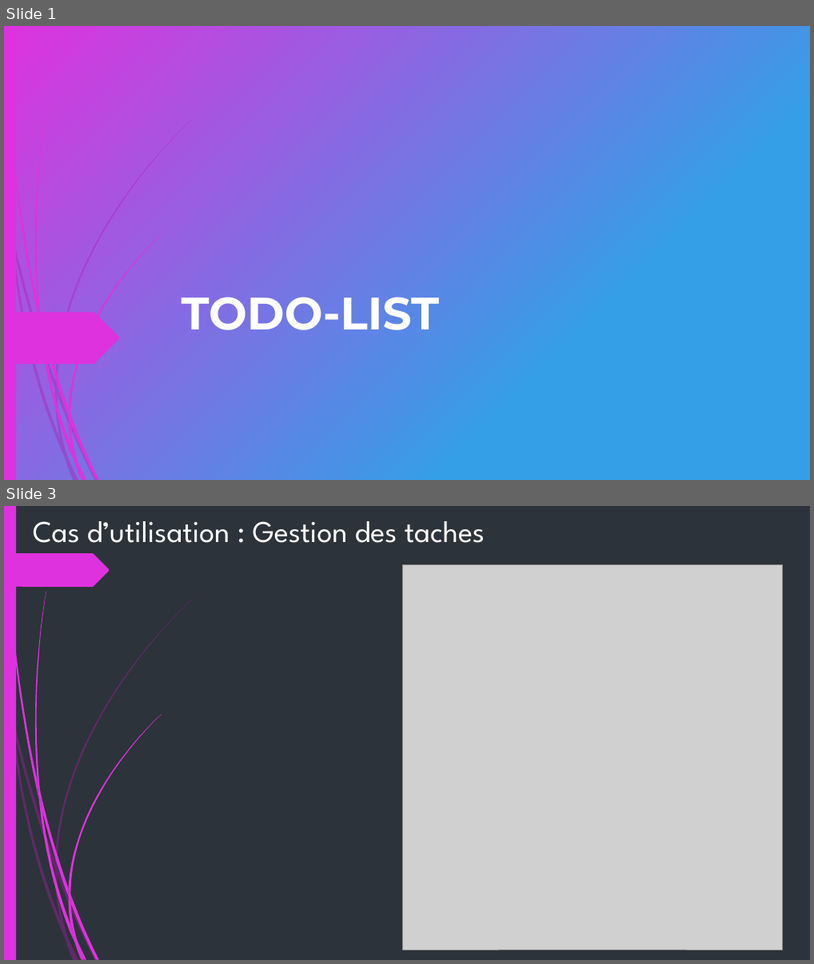
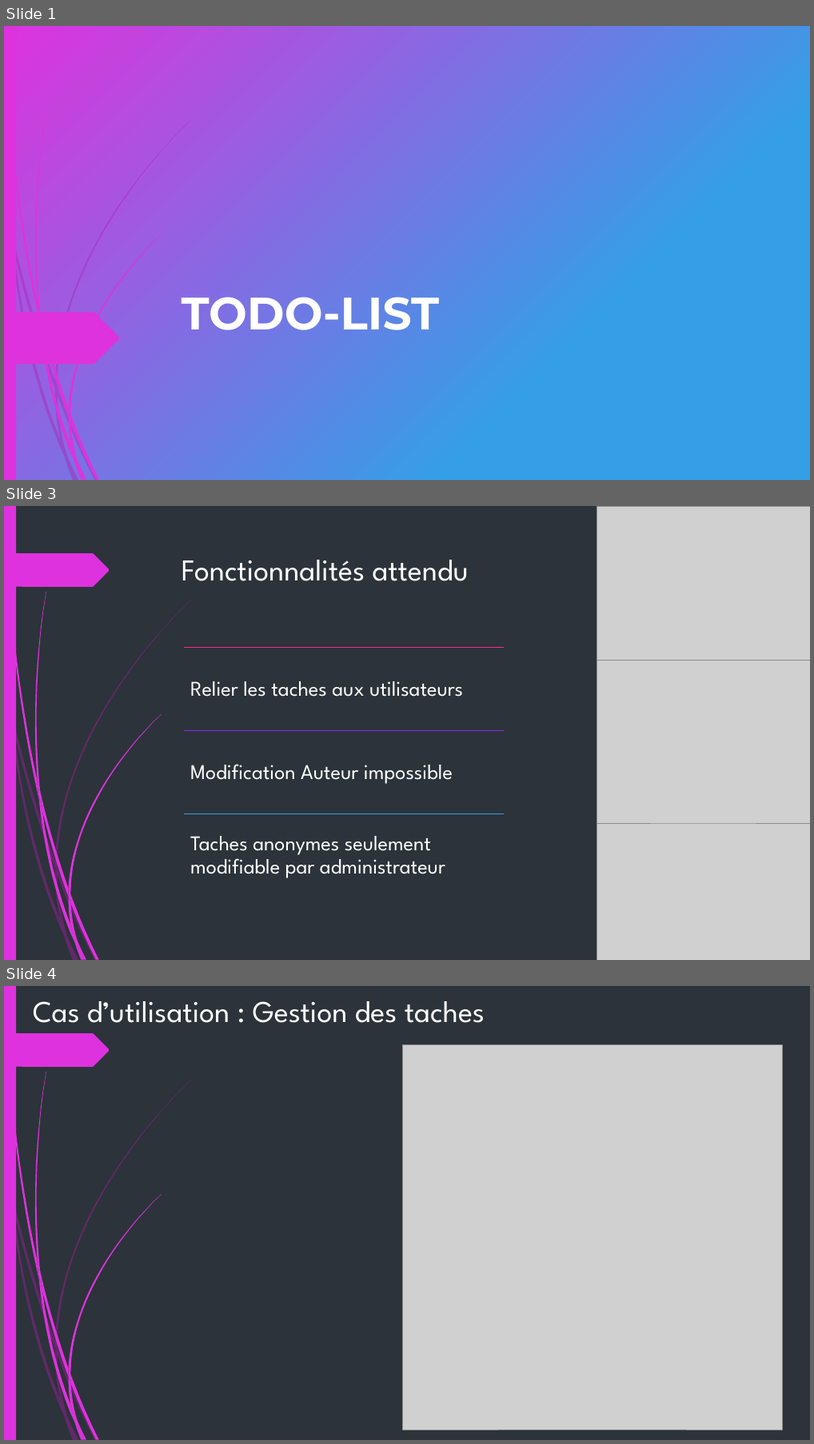
Before and after one commit to avamdui/TODOLIST, a slide deck: Documentation/TODO.pptx. Shown one above the other, each under a label of ours: slides 1 and 3 before the commit, slides 1, 3 and 4 after it; the slides between them are not shown. The pictures are 814x964 and 814x1444 pixels, drawn with LibreOffice and Linux fonts; fonts in the diff are those of the drawing; grey boxes stand for pictures; background and template pictures are left out. Boxes give left, top, right and bottom in pixels: in the first picture for what was removed or moved away, otherwise in the second. Text is boxed around its words. In the diff, an @@ line names an element or a change of style, - is before the commit and + after.

```diff
--- a/Documentation/TODO.pptx
+++ b/Documentation/TODO.pptx
@@ slide 3 added at [4, 506, 810, 960], background #2C333A; not listed: 24 template elements that a slide beside it also shows @@
@@ picture added at [598, 506, 810, 660] @@
@@ title added at [182, 560, 469, 581], 36 pt, text #FFFFFF @@
+Fonctionnalités attendu
@@ picture added at [598, 660, 810, 823] @@
@@ picture added at [598, 817, 810, 960] @@
@@ group added at [184, 648, 504, 878]: 3 lines, 3 texts @@
+Relier les taches aux utilisateurs
+Modification Auteur impossible
+Taches anonymes seulement modifiable par administrateur
@@ what was slide 3 is now slide 4 @@
```
Also in this commit, not shown: 5 slides changed, 5 other files.
